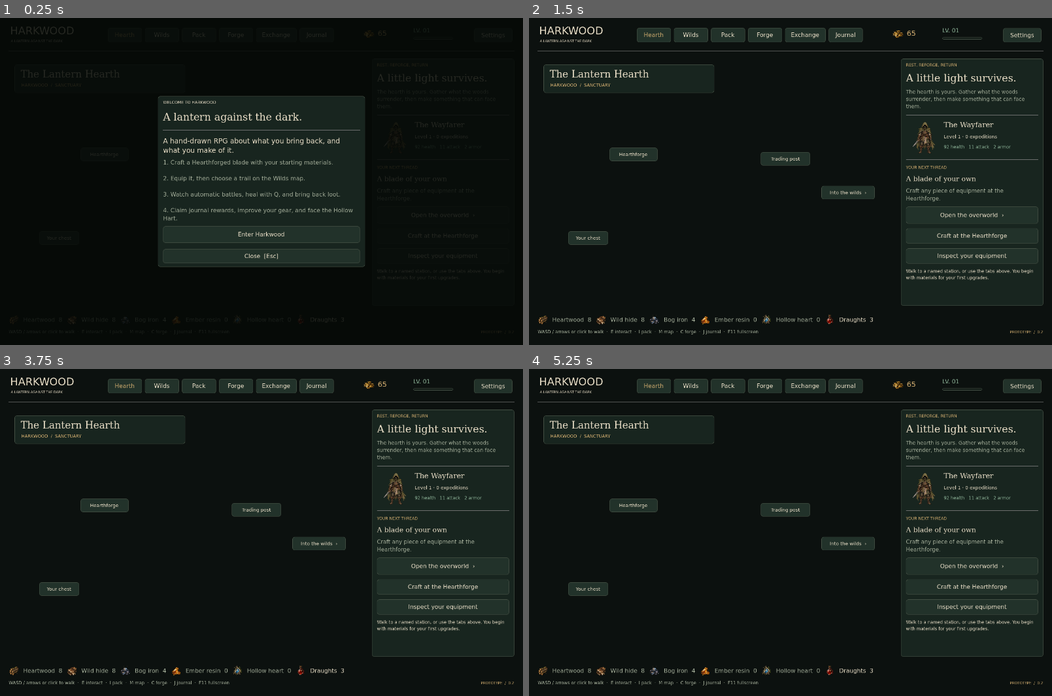
Above: before the commit, frames 1-4 (two rows, left to right).
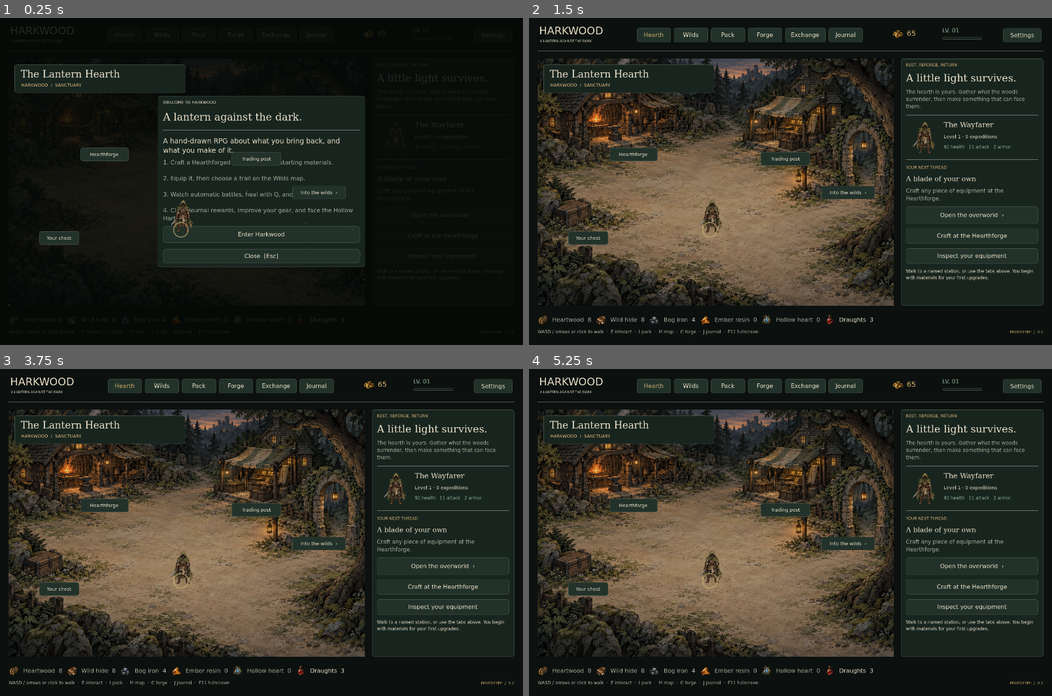
Above: after the commit, the same moments.

Repository: wiings3/Harkwood
Game: Godot game, scene res://scenes/main.tscn
Two runs of this game, one before a commit and one after it. Both use one fixed random seed, a clock stepped at 60 frames per second and the inputs below.
Inputs:
- Up to frame 1 (0.25 s): no input
- Up to frame 2 (1.5 s): click "Enter Harkwood" at 0.5 s; click "Hearth" at 1.25 s
- Up to frame 3 (3.75 s): click "Wilds" at 2 s; click "Pack" at 2.75 s; click "Forge" at 3.5 s
- Up to frame 4 (5.25 s): click "Exchange" at 4.25 s; click "Journal" at 5 s

The runs differ from the first frame. In frame 1, 1.6% of the frame differs, in the area x 1-70%, y 14-88%; in frame 2, 36%; in frame 3, 36%; in frame 4, 36%, in the area x 1-70%, y 12-88%.

Commit message:
Fix node UI world rendering order

Diff:
--- a/scripts/ui/world_view_nodes.gd
+++ b/scripts/ui/world_view_nodes.gd
@@ -1,18 +1,33 @@
 extends "res://scripts/ui/world_view.gd"
-## Node-scene variant: runtime art/effects stay behind editor-authored controls.
+## Node-scene variant: runtime world art stays behind editor-authored controls
+## without using negative z-indices that can push it behind the HUD/backdrop.
 
 func _ready() -> void:
+	# Anything already in the scene is editor-authored UI and must remain on top.
+	var authored_children: Array[Node] = get_children()
+	for child in authored_children:
+		if child is CanvasItem:
+			child.z_index = 20
+
+	# Let the original world view create the background, shade, actors and effects.
 	super._ready()
+
+	# Runtime world layers stay inside this World control, below the authored UI.
 	if is_instance_valid(background):
-		background.z_index = -100
+		background.z_index = 0
+
 	for child in get_children():
+		if child in authored_children:
+			continue
 		if child is ColorRect and child != background:
-			child.z_index = -90
+			child.z_index = 0
+
+	if is_instance_valid(hero):
+		hero.z_index = 2
+	if is_instance_valid(foe):
+		foe.z_index = 2
+
 	if has_meta("effects"):
-		var effects = get_meta("effects")
+		var effects: CanvasItem = get_meta("effects")
 		if is_instance_valid(effects):
-			effects.z_index = -70
-	if is_instance_valid(hero):
-		hero.z_index = -20
-	if is_instance_valid(foe):
-		foe.z_index = -20
+			effects.z_index = 3
